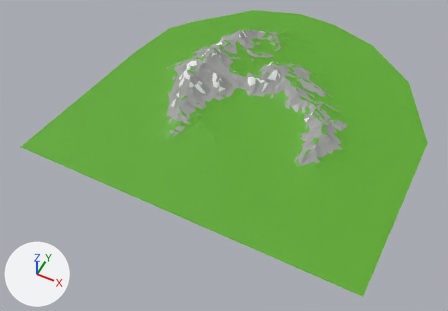
A saved change to the glTF model env.glb.
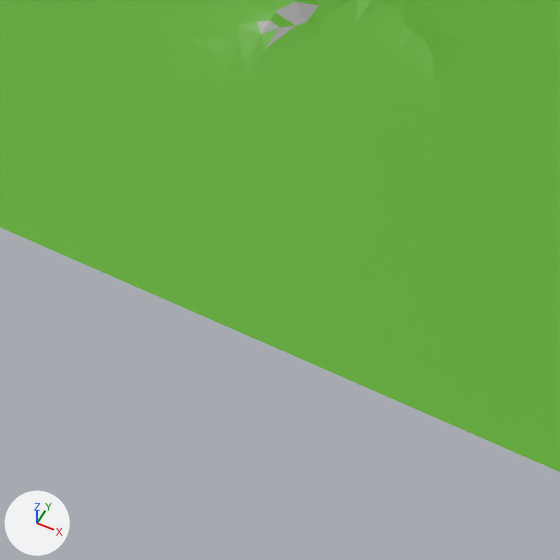
Each version appears first whole from a 50 mm lens placed at (53.4, -90.7, 128.8), pointed at (-1.4, 18.9, -8.1), and next in a close-up on the part from 23% to 55% of the width and 40% to 87% of the height. Arrows for +X, +Y and +Z are at lower left; the lights stay in place. The last two pictures show the newer version. Where no turn or scale is listed for an object, it has been applied to the vertices.
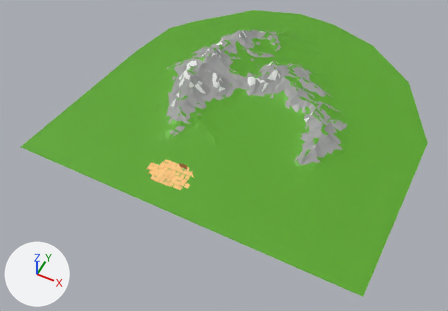
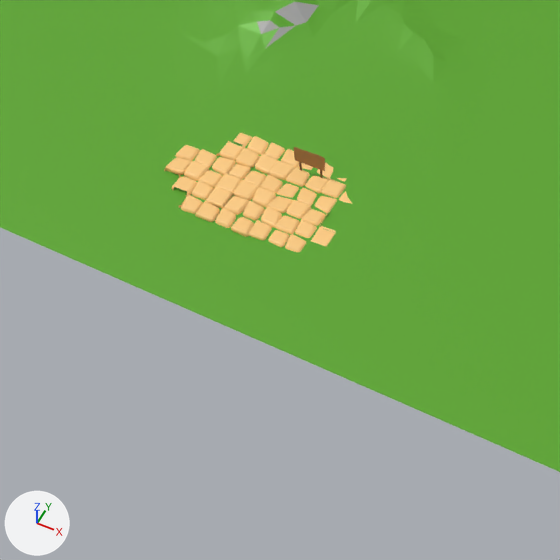
Commit message: recent chaNGE

Location of each change, [x1, y1, x2, y2] in pixels of the close-ups (560 x 560 px):
'Cube', added (beige): after [164, 133, 353, 252]
'Cube.002', added: after [294, 147, 325, 178]
    faces in mat_light_wood (brown #b17f4c): [294, 147, 325, 171]

The edits, one by one:
Material 'Light Wood' (mat_light_wood) is new.
Its base color is (0.44, 0.212, 0.0723) (brown #b17f4c).
Its roughness is 1.0.
Material 'Herbs' (mat_herbs) is new.
Its base color is (0.175, 0.352, 0.0529) (green #74a041).
Material 'Dark Wood' (mat_dark_wood) is new.
Its base color is (0.209, 0.0865, 0.0222) (brown #7e5329).
Its roughness is 1.0.
Material 'Material' (mat_material) is new.
Its base color is (1.0, 0.608, 0.224) (beige #ffcd82).
Mesh me_cube_002 is new.
It has 288 vertices, 468 faces and spans x -1.22..1.23, y -0.18..0.21, z 0.0..2.55.
Faces by material slot: [24, 84, 360].
It uses material mat_dark_wood (brown #7e5329).
It uses material mat_light_wood (brown #b17f4c).
It uses material mat_herbs (green #74a041).
Mesh me_cube is new.
It has 3768 vertices, 7094 faces and spans x -4.13..9.46, y -4.14..4.29, z -0.82..0.36.
It uses material mat_material (beige #ffcd82).
Object 'Cube.002' (ob_cube_002) is new; it shows me_cube_002.
Its location is (-5.54, 2.65, 0.0).
Object 'Cube' (ob_cube) is new; it shows me_cube.
Its location is (-10.87, 0.0, 0.0).
